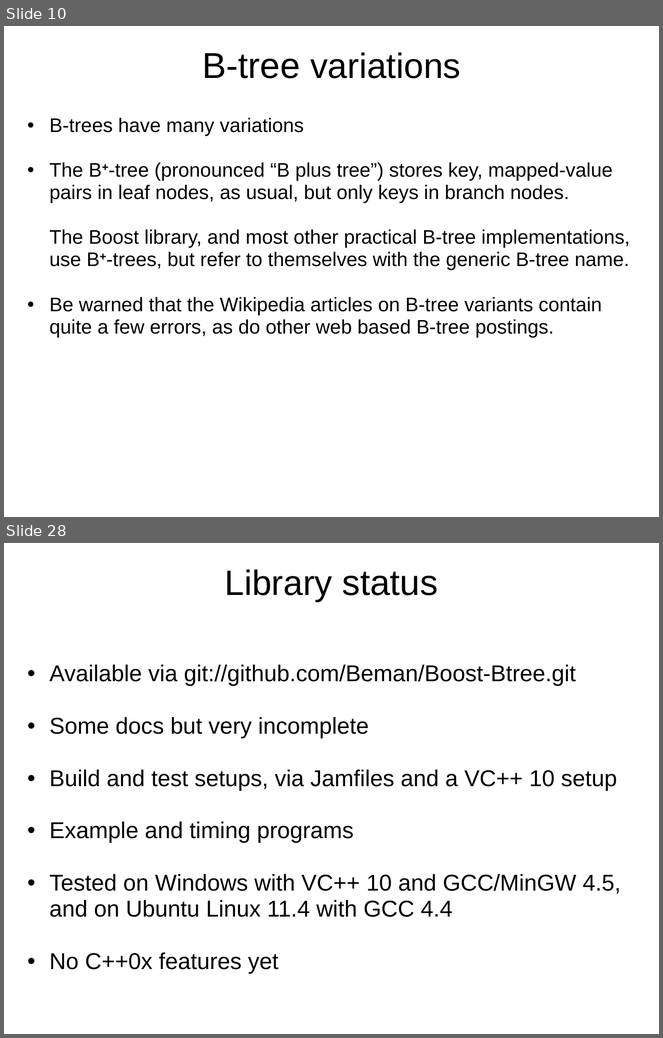
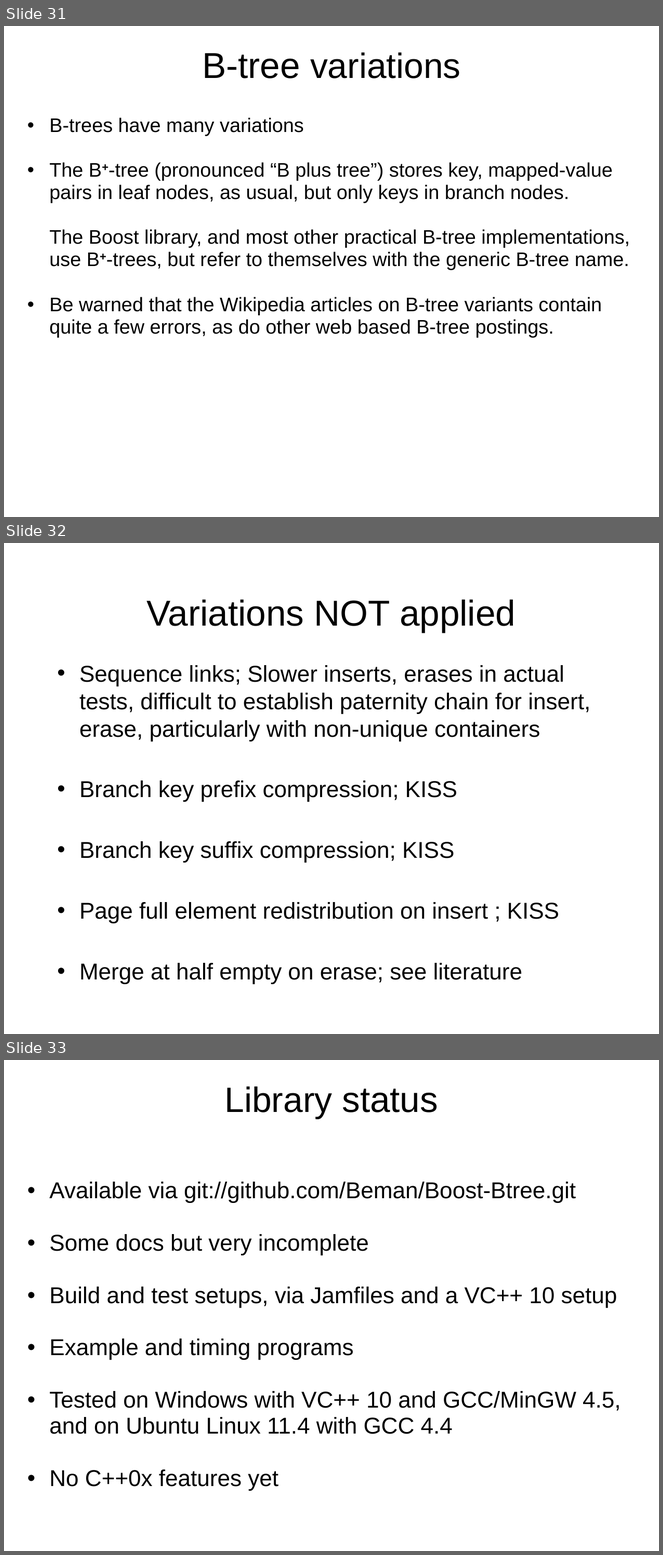
Before and after one commit to Beman/btree, a slide deck: libs/btree/doc/Proposed-B-tree-library.ppt. Shown one above the other, each under a label of ours: slides 10 and 28 before the commit, slides 31, 32 and 33 after it; the slides between them are not shown. The pictures are 663x1038 and 663x1555 pixels, drawn with LibreOffice and Linux fonts; fonts in the diff are those of the drawing; background and template pictures are left out. Boxes give left, top, right and bottom in pixels: in the first picture for what was removed or moved away, otherwise in the second. Text is boxed around its words. In the diff, an @@ line names an element or a change of style, - is before the commit and + after.

```diff
--- a/libs/btree/doc/Proposed-B-tree-library.ppt
+++ b/libs/btree/doc/Proposed-B-tree-library.ppt
@@ slide 32 added at (4, 543, 659, 1034), background picture (left out) @@
@@ title added at (147, 599, 516, 632), 44 pt, text #000000 @@
+Variations NOT applied
@@ text added at (79, 665, 591, 984), 28 pt, text #000000 @@
+• Sequence links; Slower inserts, erases in actual tests, difficult to establish paternity chain for insert, erase, particularly with non-unique containers
+• Branch key prefix compression; KISS
+• Branch key suffix compression; KISS
+• Page full element redistribution on insert ; KISS
+• Merge at half empty on erase; see literature
@@ what was slide 10 is now slide 31 @@
@@ what was slide 28 is now slide 33 @@
```
Also in this commit, not shown: 12 slides changed, 4 other slides added, 6 other files.
